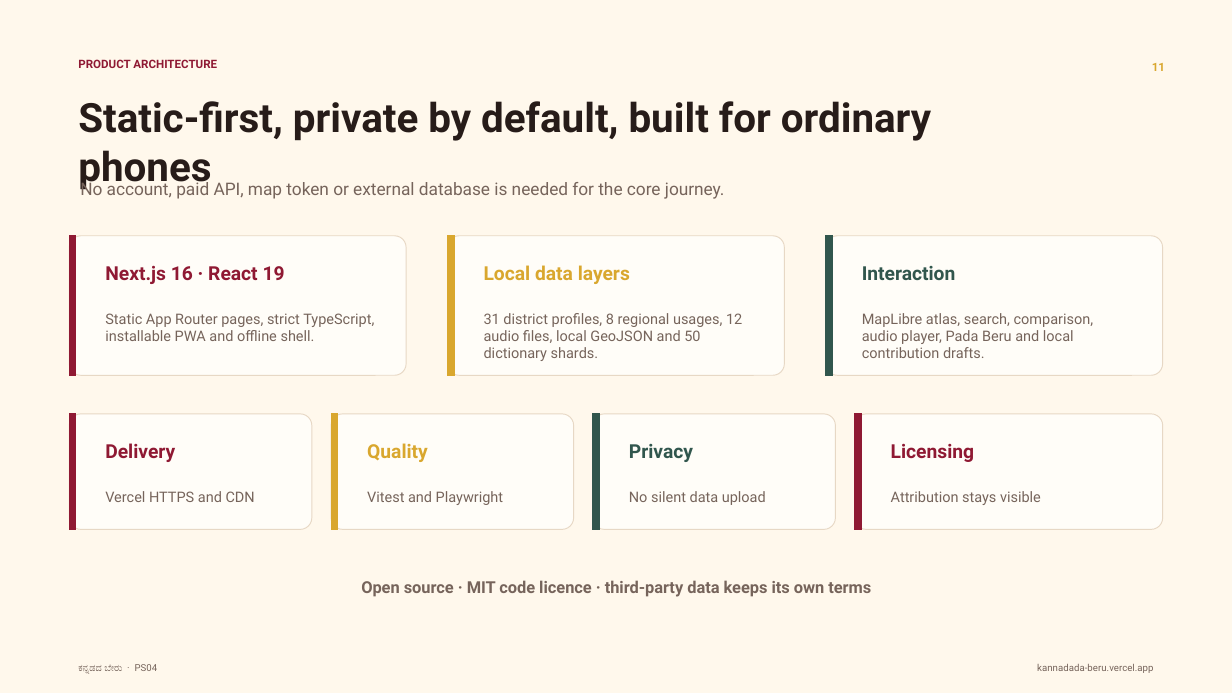
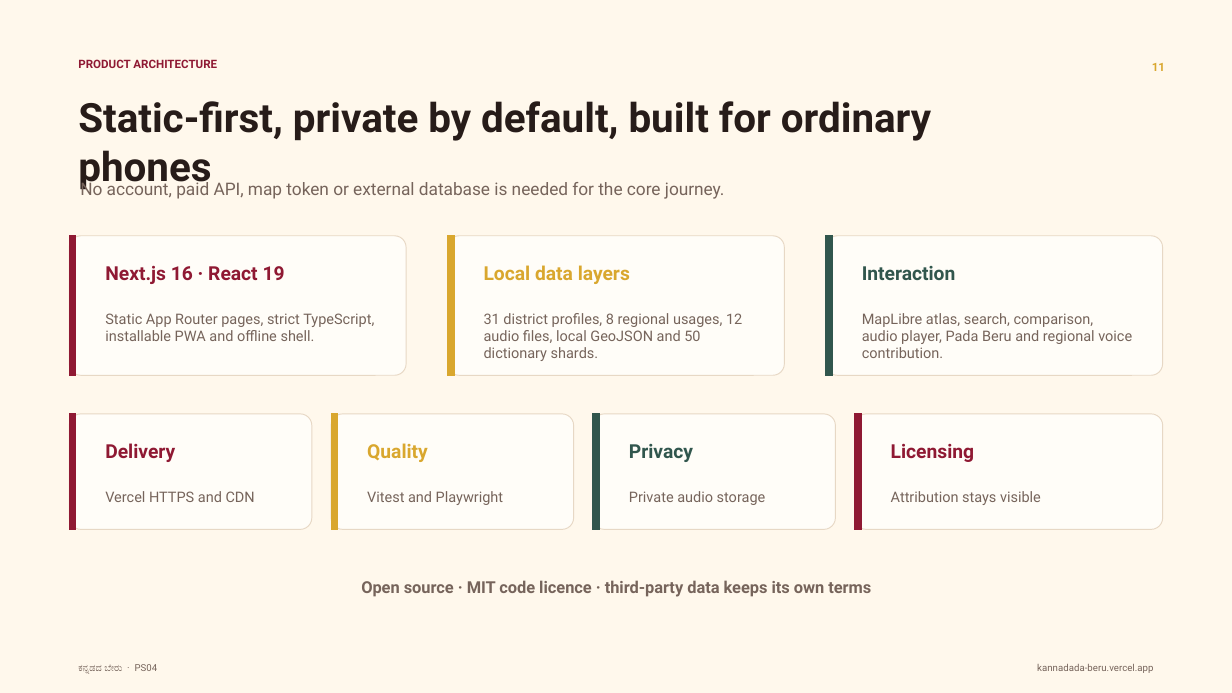
Before and after one commit to DSGAMING98/kannadada-beru, a slide deck: slide 11 of Kannadada Beru Final Presentation/Kannadada_Beru_Submission_2026_RELEASE.pptx. Drawn at 1232x693 pixels with LibreOffice and Linux fonts; fonts in the diff are those of the drawing. Boxes give left, top, right and bottom in pixels: in the first picture for what was removed or moved away, otherwise in the second. Text is boxed around its words. In the diff, an @@ line names an element or a change of style, - is before the commit and + after.

```diff
--- a/Kannadada Beru Final Presentation/Kannadada_Beru_Submission_2026_RELEASE.pptx
+++ b/Kannadada Beru Final Presentation/Kannadada_Beru_Submission_2026_RELEASE.pptx
@@ text at (x1=862, y1=313, x2=1132, y2=358): text changed @@
-MapLibre atlas, search, comparison, audio player, Pada Beru and local contribution drafts.
+MapLibre atlas, search, comparison, audio player, Pada Beru and regional voice contribution.
@@ text at (x1=629, y1=491, x2=766, y2=505): text changed @@
-No silent data upload
+Private audio storage
```
Also in this commit, not shown: 7 other slides changed, 16 other files.
